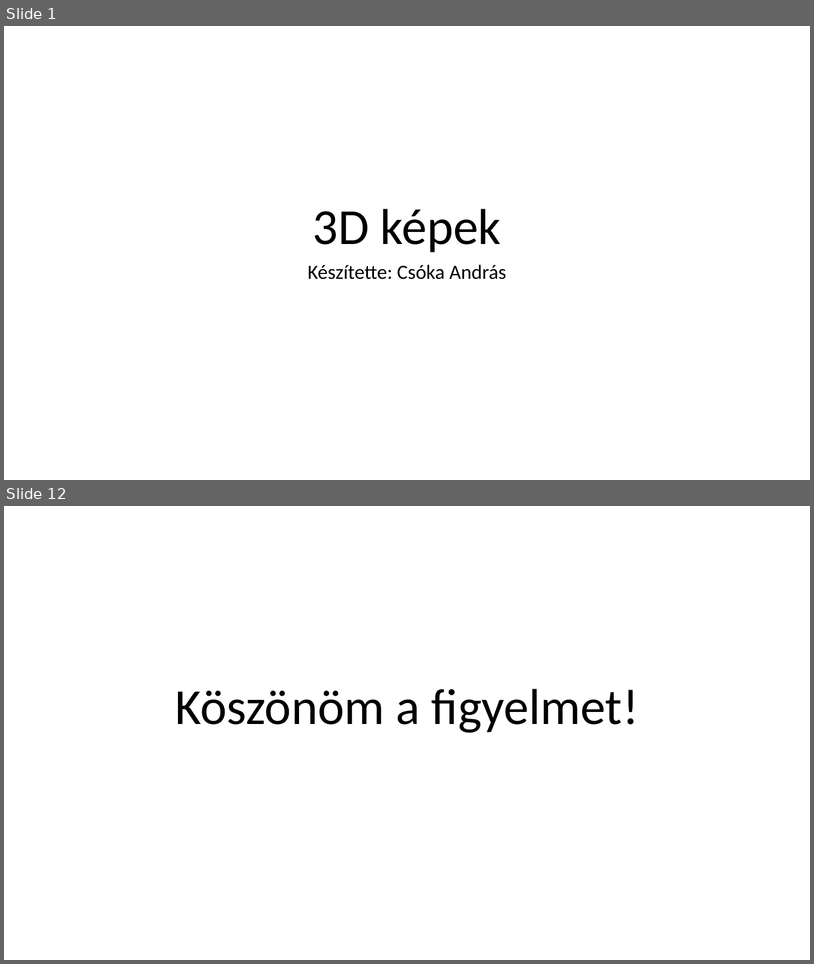
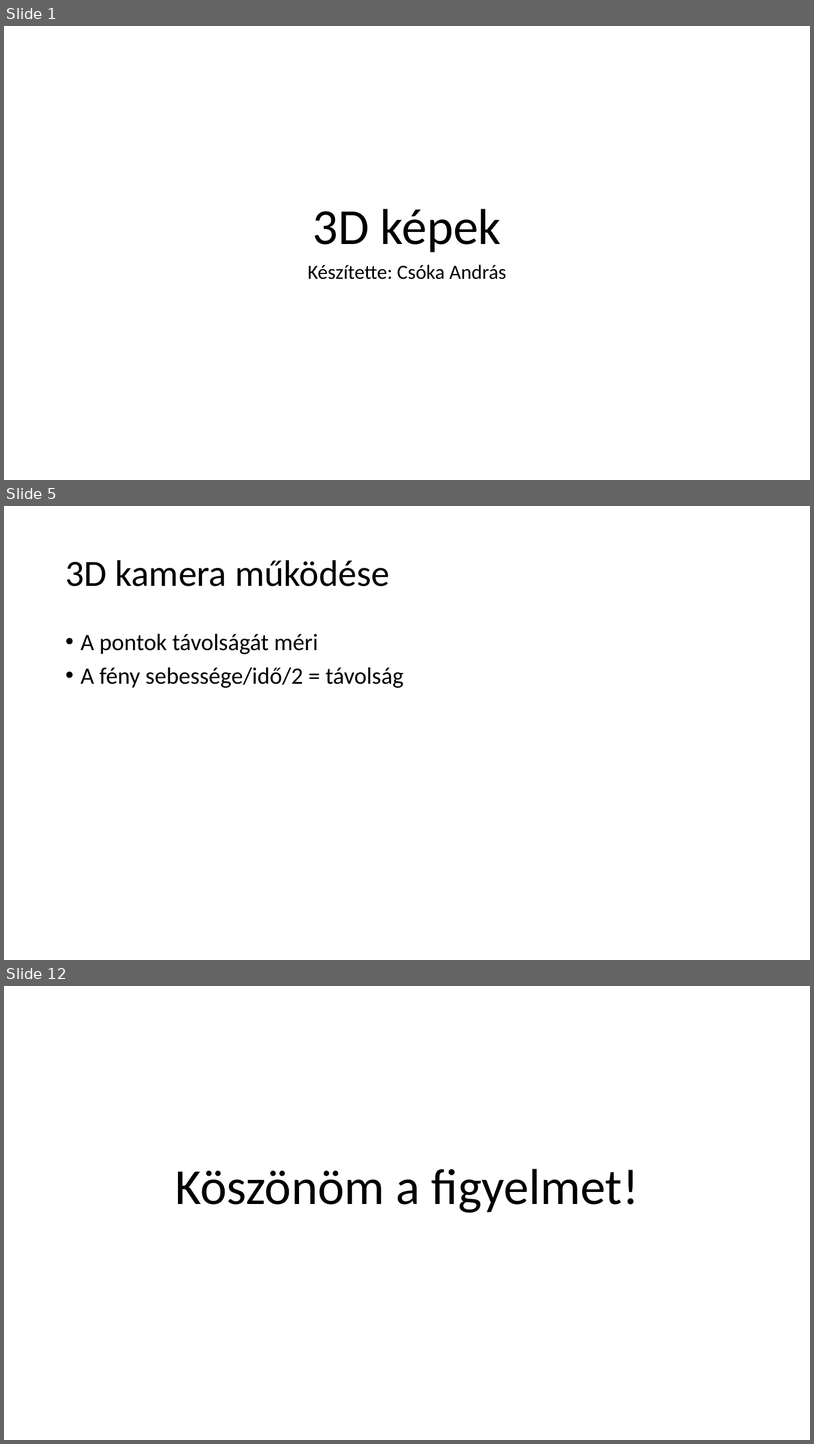
Before and after one commit to csokaandras/paprika, a slide deck: BemutatóCsókaAndrás.pptx. Shown one above the other, each under a label of ours: slides 1 and 12 before the commit, slides 1, 5 and 12 after it; the slides between them are not shown. The pictures are 814x964 and 814x1444 pixels, drawn with LibreOffice and Linux fonts; fonts in the diff are those of the drawing. Boxes give left, top, right and bottom in pixels: in the first picture for what was removed or moved away, otherwise in the second. Text is boxed around its words. In the diff, an @@ line names an element or a change of style, - is before the commit and + after.

```diff
--- a/BemutatóCsókaAndrás.pptx
+++ b/BemutatóCsókaAndrás.pptx
@@ slide 5 added at bbox=[4, 506, 810, 960], background #FFFFFF @@
@@ title added at bbox=[65, 560, 390, 586], 44 pt, text #000000 @@
+3D kamera működése
@@ text added at bbox=[81, 633, 404, 688], 28 pt, text #000000 @@
+• A pontok távolságát méri
+• A fény sebessége/idő/2 = távolság
```
Also in this commit, not shown: 4 slides changed, 1 slide removed.
